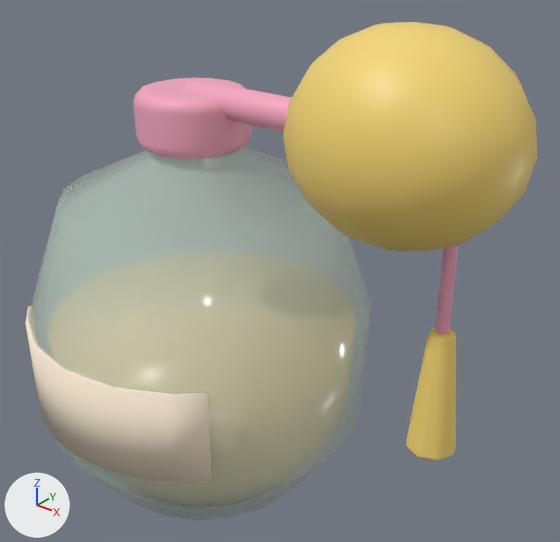
The glTF model assets/custom/models/perfume-bottle-atomizer.glb as it was, and as the next commit left it.
Before and after are seen from a camera (50 mm lens) standing at (0.1314, -0.131, 0.147) and looking at (0.0235, 0.0038, 0.0635). The axes (+X, +Y, +Z) are drawn at lower left. The lights are the same throughout. The picture after the commit comes second. Vertices at exactly the same position are counted once.

The older version as bpy lines, for what is in view:
```python
mat_collar = principled_material('collar')
mat_collar.base_color = (0.913, 0.386, 0.539)  # pink #f5a7c2
mat_glass = principled_material('glass')
mat_glass.base_color = (0.723, 0.913, 0.807)  # pale green #ddf5e8
mat_glass.roughness = 0.1
mat_glass.alpha = 0.38
me_perfume_bottle_atomizer = bpy.data.meshes.new('perfume-bottle-atomizer')
me_perfume_bottle_atomizer.from_pydata(...)  # 694 vertices, 1356 faces; spans x -0.045..0.0827, y -0.0455..0.045, z 0.0..0.126
# faces by material slot: [240, 120, 296, 252, 380, 68]
me_perfume_bottle_atomizer.materials.append(mat_glass)  # pale green #ddf5e8
me_perfume_bottle_atomizer.materials.append(mat_liquid)  # beige #f3d9a0
me_perfume_bottle_atomizer.materials.append(mat_collar)  # pink #f5a7c2
me_perfume_bottle_atomizer.materials.append(mat_cap)  # yellow #f6d774
me_perfume_bottle_atomizer.materials.append(mat_tassel)  # yellow #f6d774
me_perfume_bottle_atomizer.materials.append(mat_label)  # pale yellow #fbebd3
ob_perfume_bottle_atomizer = bpy.data.objects.new('perfume-bottle-atomizer', me_perfume_bottle_atomizer)
ob_perfume_bottle_atomizer.location = (0.0, 0.0, 0.0)
```
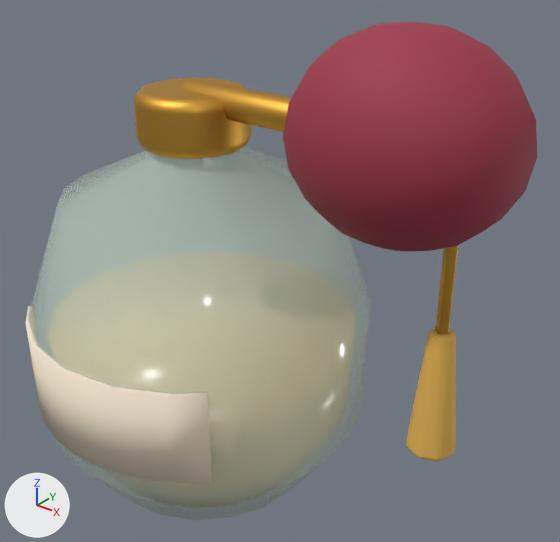
Boxes (x1, y1, x2, y2) around the edits, measured in the pictures (560 x 542 px):
'perfume-bottle-atomizer', recoloured, surface changed (darker): (133, 22, 537, 461) in both
part 1 of me_perfume_bottle_atomizer, recoloured: after (141, 367, 334, 408)
part 2 of me_perfume_bottle_atomizer, recoloured (darker): (283, 22, 537, 252) in both
part 3 of me_perfume_bottle_atomizer, recoloured: (406, 327, 456, 461) in both

The change, as a list of edits to the scene's bpy script:
```text
Change mat_glass:
    remove # nodes: BsdfPrincipled, OutputMaterial
    remove # colours: pale green #ddf5e8
    nodes: BsdfPrincipled, Math, Mix, OutputMaterial, VertexColor
    colours: pale green #ddf5e8, mixed with the vertex colours
Change mat_collar:
    where n0 = _N.new('ShaderNodeBsdfPrincipled'); n0.name = 'Principled BSDF'
    remove n0.inputs[0].default_value = (0.913, 0.386, 0.539, 1.0)  # 'Base Color', pink #f5a7c2
    add n0.inputs[1].default_value = 1.0  # 'Metallic'
    add n2 = _N.new('ShaderNodeMix'); n2.name = 'Mix'
    add n2.data_type = 'RGBA'
    add n2.blend_type = 'MULTIPLY'
    add n2.inputs[0].default_value = 1.0  # 'Factor'
    add n2.inputs[7].default_value = (0.672, 0.371, 0.0612, 1.0)  # 'B', orange #d6a446
    add n3 = _N.new('ShaderNodeVertexColor'); n3.name = 'Color Attribute'
    add _L.new(n2.outputs[2], n0.inputs[0])  # 'Result' to 'Base Color'
    add _L.new(n3.outputs[0], n2.inputs[6])  # 'Color' to 'A'
Add mat_paint:
    mat_paint = bpy.data.materials.new('paint')
    mat_paint.use_nodes = True; mat_paint.node_tree.nodes.clear()
    _N = mat_paint.node_tree.nodes; _L = mat_paint.node_tree.links
    n0 = _N.new('ShaderNodeBsdfPrincipled'); n0.name = 'Principled BSDF'
    n0.inputs[2].default_value = 0.72  # 'Roughness'
    n1 = _N.new('ShaderNodeOutputMaterial'); n1.name = 'Material Output'
    n2 = _N.new('ShaderNodeVertexColor'); n2.name = 'Color Attribute'
    _L.new(n0.outputs[0], n1.inputs[0])  # 'BSDF' to 'Surface'
    _L.new(n2.outputs[0], n0.inputs[0])  # 'Color' to 'Base Color'
Add mat_paint_gloss:
    mat_paint_gloss = bpy.data.materials.new('paint-gloss')
    mat_paint_gloss.use_nodes = True; mat_paint_gloss.node_tree.nodes.clear()
    _N = mat_paint_gloss.node_tree.nodes; _L = mat_paint_gloss.node_tree.links
    n0 = _N.new('ShaderNodeBsdfPrincipled'); n0.name = 'Principled BSDF'
    n0.inputs[2].default_value = 0.25  # 'Roughness'
    n1 = _N.new('ShaderNodeOutputMaterial'); n1.name = 'Material Output'
    n2 = _N.new('ShaderNodeVertexColor'); n2.name = 'Color Attribute'
    _L.new(n0.outputs[0], n1.inputs[0])  # 'BSDF' to 'Surface'
    _L.new(n2.outputs[0], n0.inputs[0])  # 'Color' to 'Base Color'
Change me_perfume_bottle_atomizer:
    where me_perfume_bottle_atomizer.from_pydata(...)  # 694 vertices, 1356 faces; spans x -0.045..0.0827, y -0.0455..0.045, z 0.0..0.126
    used by ob_perfume_bottle_atomizer; location = (0.0, 0.0, 0.0)
    me_perfume_bottle_atomizer part 1: 120 faces spanning x -0.041..0.041, y -0.041..0.041, z 0.004..0.045 switch from mat_liquid (beige #f3d9a0) to mat_paint_gloss
    me_perfume_bottle_atomizer part 2: 252 faces spanning x 0.0333..0.0827, y -0.022..0.022, z 0.082..0.126 switch from mat_cap (yellow #f6d774) to mat_paint
    me_perfume_bottle_atomizer part 3: 380 faces spanning x 0.0644..0.0756, y -0.0056..0.0056, z 0.035..0.065 switch from mat_tassel (yellow #f6d774) to mat_paint
    remove me_perfume_bottle_atomizer.materials.append(mat_label)  # pale yellow #fbebd3
```
